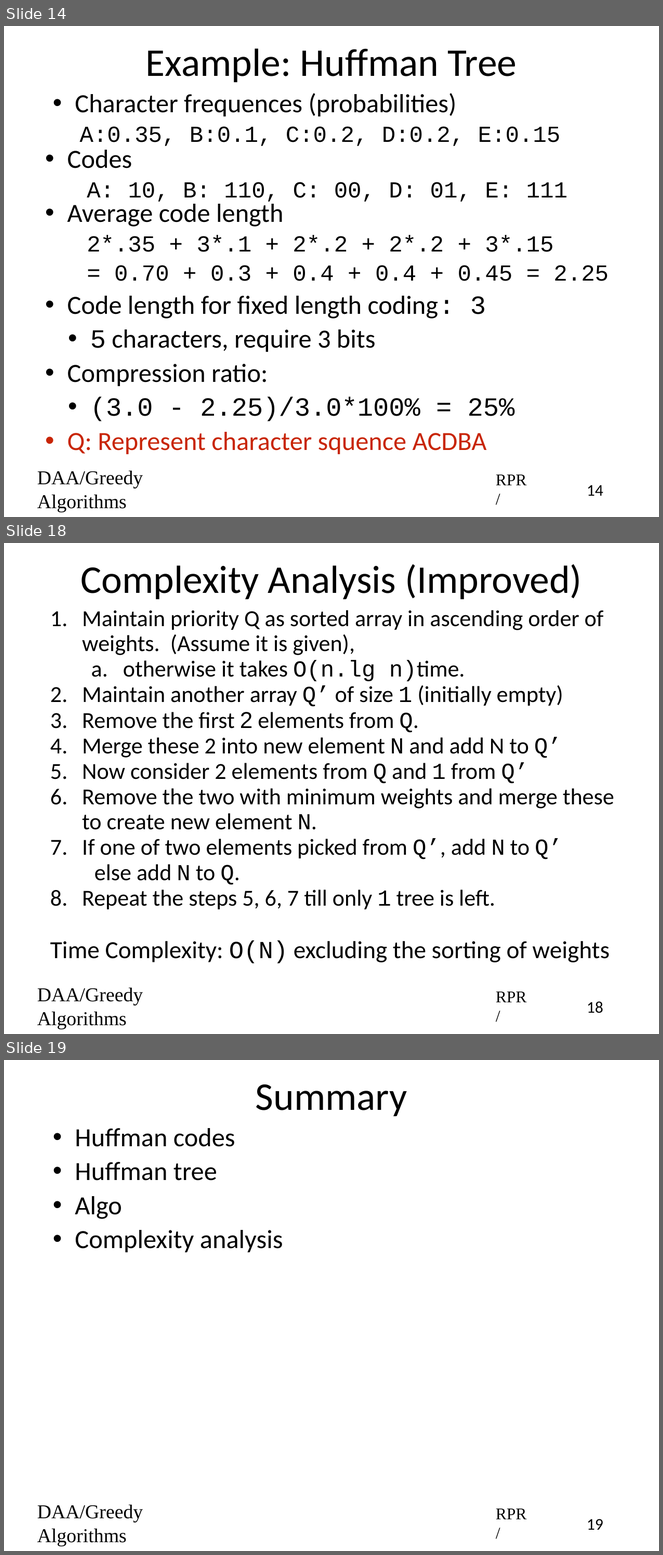
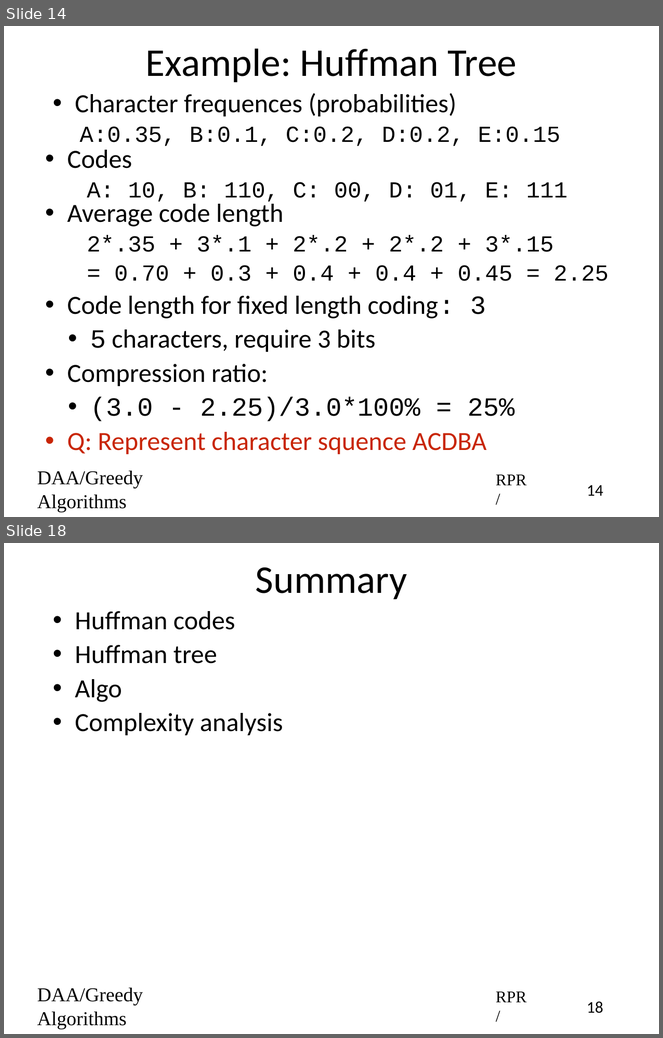
Before and after one commit to rprustagi/2019-17CS43-DAA, a slide deck: Slides-RPR/2019-H1-DAA-L27-Greedy-Algo-Huffman-Codes.pptx. Shown one above the other, each under a label of ours: slides 14, 18 and 19 before the commit, slides 14 and 18 after it; the slides between them are not shown. The pictures are 663x1555 and 663x1038 pixels, drawn with LibreOffice and Linux fonts; fonts in the diff are those of the drawing. Boxes give left, top, right and bottom in pixels: in the first picture for what was removed or moved away, otherwise in the second. Text is boxed around its words. In the diff, an @@ line names an element or a change of style, - is before the commit and + after.

```diff
--- a/Slides-RPR/2019-H1-DAA-L27-Greedy-Algo-Huffman-Codes.pptx
+++ b/Slides-RPR/2019-H1-DAA-L27-Greedy-Algo-Huffman-Codes.pptx
@@ slide 18 removed at <box>4,543,659,1034</box>, background #FFFFFF @@
@@ title removed at <box>80,564,582,600</box> @@
-Complexity Analysis (Improved)
@@ text removed at <box>50,610,614,964</box> @@
-1. Maintain priority Q as sorted array in ascending order of weights. (Assume it is given),
-  a. otherwise it takes O(n.lg n)time.
-2. Maintain another array Q’ of size 1 (initially empty)
-3. Remove the first 2 elements from Q.
-4. Merge these 2 into new element N and add N to Q’
-5. Now consider 2 elements from Q and 1 from Q’
-6. Remove the two with minimum weights and merge these to create new element N.
-7. If one of two elements picked from Q’, add N to Q’
-      else add N to Q.
-8. Repeat the steps 5, 6, 7 till only 1 tree is left.
-Time Complexity: O(N) excluding the sorting of weights
@@ text removed at <box>37,988,143,1030</box> @@
-DAA/Greedy Algorithms
@@ text removed at <box>496,992,527,1003</box> @@
-RPR/
@@ page number removed at <box>587,1002,604,1014</box> @@
-18
@@ what was slide 19 is now slide 18 @@
@@ page number at <box>587,1002,604,1014</box>: text changed @@
-19
+18
```
Also in this commit, not shown: 3 slides changed, 2 other files.
